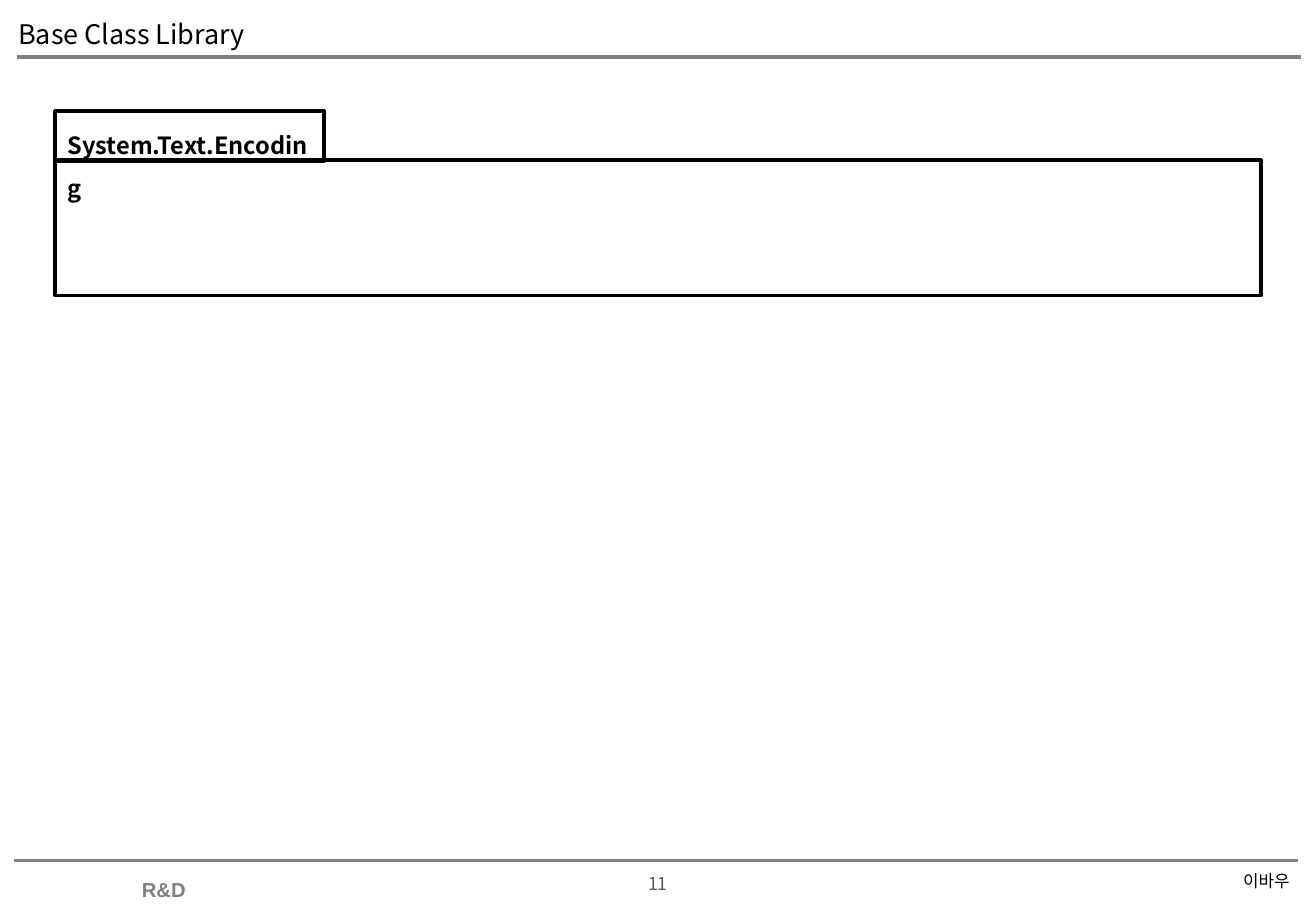
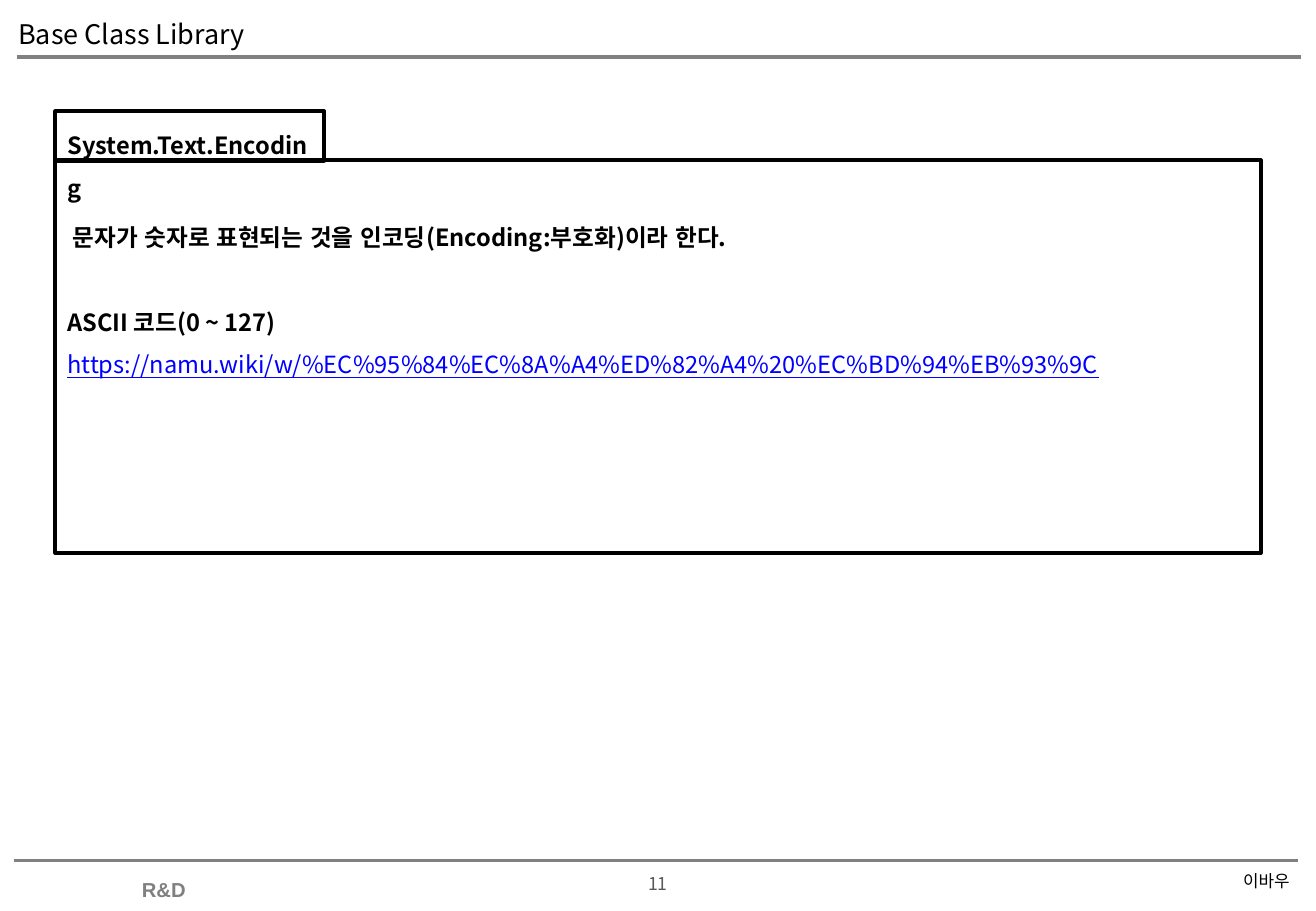
Before and after one commit to soultomind/CSharpStudy, a slide deck: slide 11 of CSharpStudy.Day20200627/Base Class Library.pptx. Drawn at 1316x911 pixels with LibreOffice and Linux fonts; fonts in the diff are those of the drawing; background and template pictures are left out. Boxes give left, top, right and bottom in pixels: in the first picture for what was removed or moved away, otherwise in the second. Text is boxed around its words. In the diff, an @@ line names an element or a change of style, - is before the commit and + after.

Commit message:
단순 - 저장 내욕 커밋

```diff
--- a/CSharpStudy.Day20200627/Base Class Library.pptx
+++ b/CSharpStudy.Day20200627/Base Class Library.pptx
@@ rectangle "문자가 숫자로 표현되는 것을 인코딩(Encoding:부호화)이라 ...": place and size @@
-rectangle "문자가 숫자로 표현되는 것을 인코딩(Encoding:부호화)이라 ..." at (56,160,1261,296)
+rectangle "문자가 숫자로 표현되는 것을 인코딩(Encoding:부호화)이라 ..." at (56,160,1261,554)
@@ text in rectangle at (67,226,1097,379): text added @@
+문자가 숫자로 표현되는 것을 인코딩(Encoding:부호화)이라 한다.
+ASCII 코드(0 ~ 127)
+https://namu.wiki/w/%EC%95%84%EC%8A%A4%ED%82%A4%20%EC%BD%94%EB%93%9C
```
